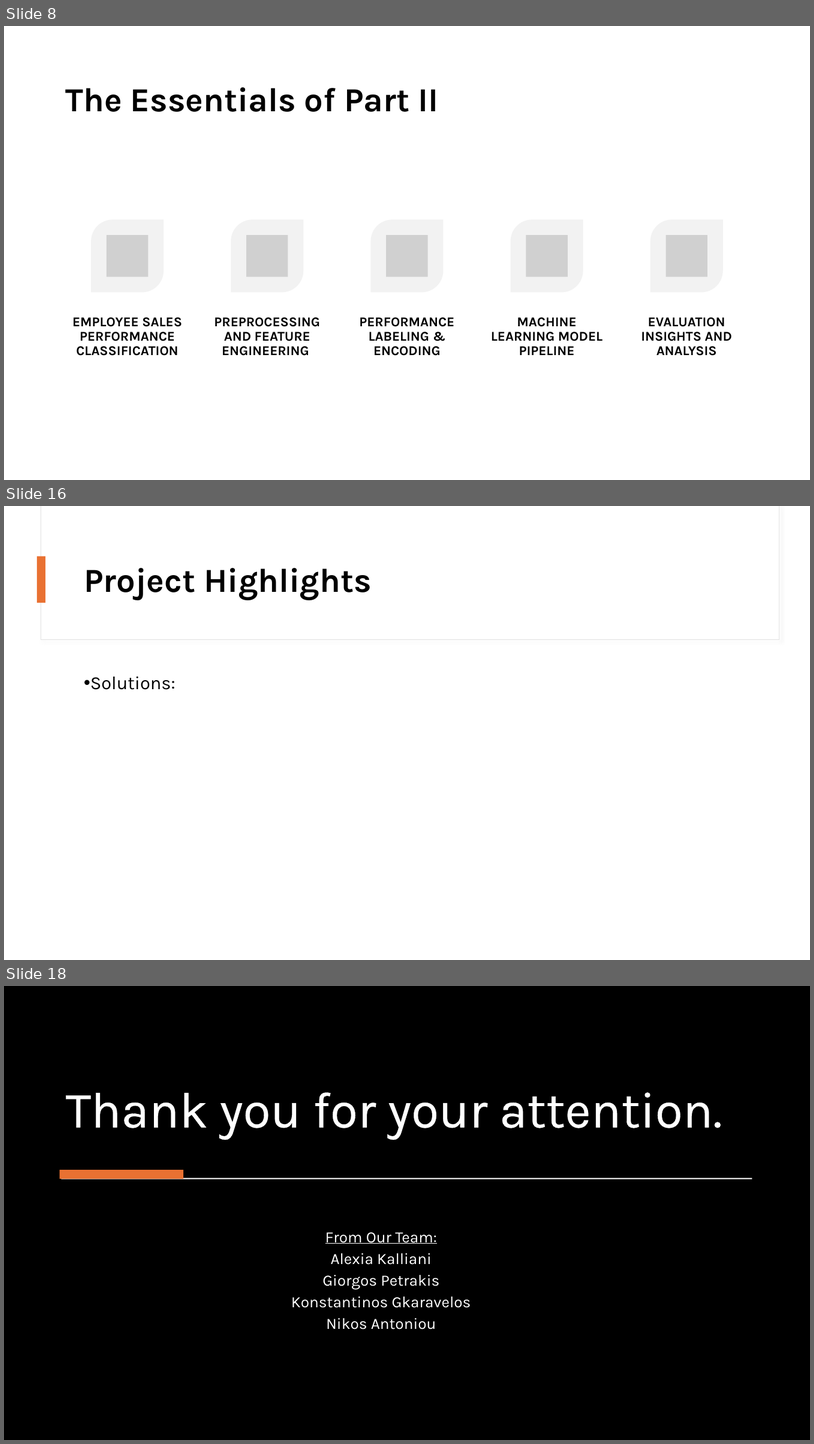
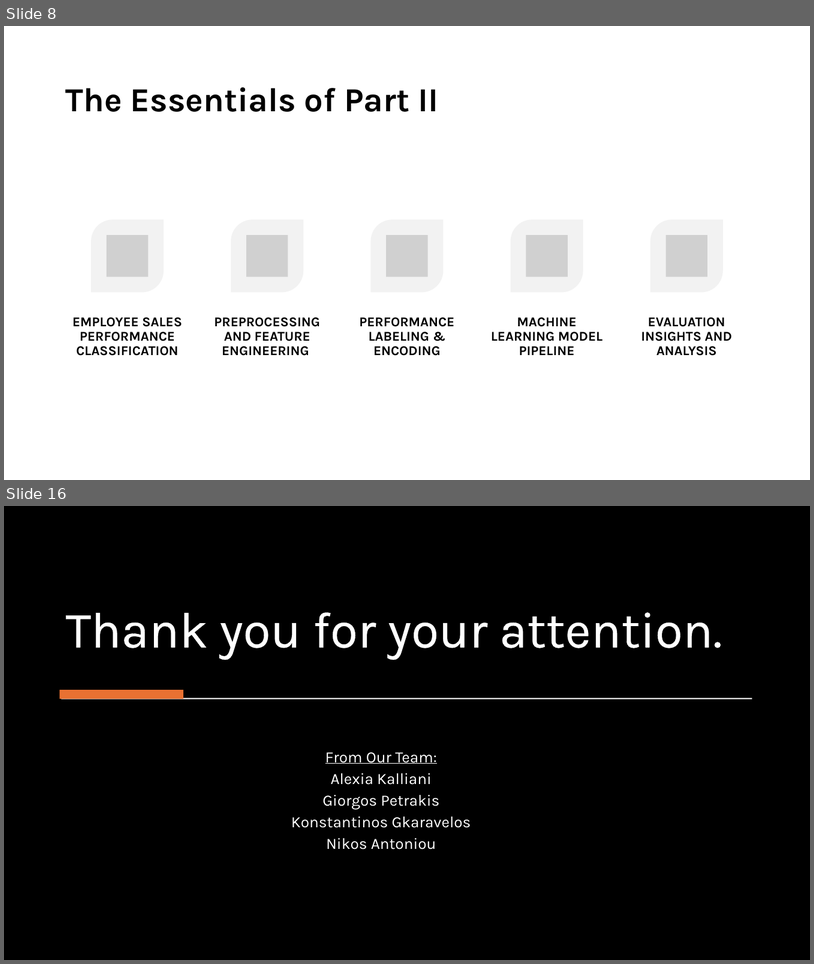
Before and after one commit to Konstant-gk/Chinook_Project, a slide deck: Chinook_Presentation/Project_Future_Chinook_Presentation.pptx. Shown one above the other, each under a label of ours: slides 8, 16 and 18 before the commit, slides 8 and 16 after it; the slides between them are not shown. The pictures are 814x1444 and 814x964 pixels, drawn with LibreOffice and Linux fonts; fonts in the diff are those of the drawing; grey boxes stand for pictures; background and template pictures are left out; a plain dark background stands for a picture behind light text. Boxes give left, top, right and bottom in pixels: in the first picture for what was removed or moved away, otherwise in the second. Text is boxed around its words. In the diff, an @@ line names an element or a change of style, - is before the commit and + after.

```diff
--- a/Chinook_Presentation/Project_Future_Chinook_Presentation.pptx
+++ b/Chinook_Presentation/Project_Future_Chinook_Presentation.pptx
@@ slide 16 removed at [4, 506, 810, 960], background #FFFFFF @@
@@ rectangle removed at [41, 506, 780, 640] @@
@@ rectangle removed at [42, 506, 780, 639] @@
@@ rectangle removed at [37, 556, 46, 603] @@
@@ title removed at [84, 568, 371, 600] @@
-Project Highlights
@@ text removed at [90, 676, 176, 690] @@
-• Solutions:
@@ what was slide 18 is now slide 16 @@
```
Also in this commit, not shown: 2 slides changed, 5 slides added, 6 other slides removed.
